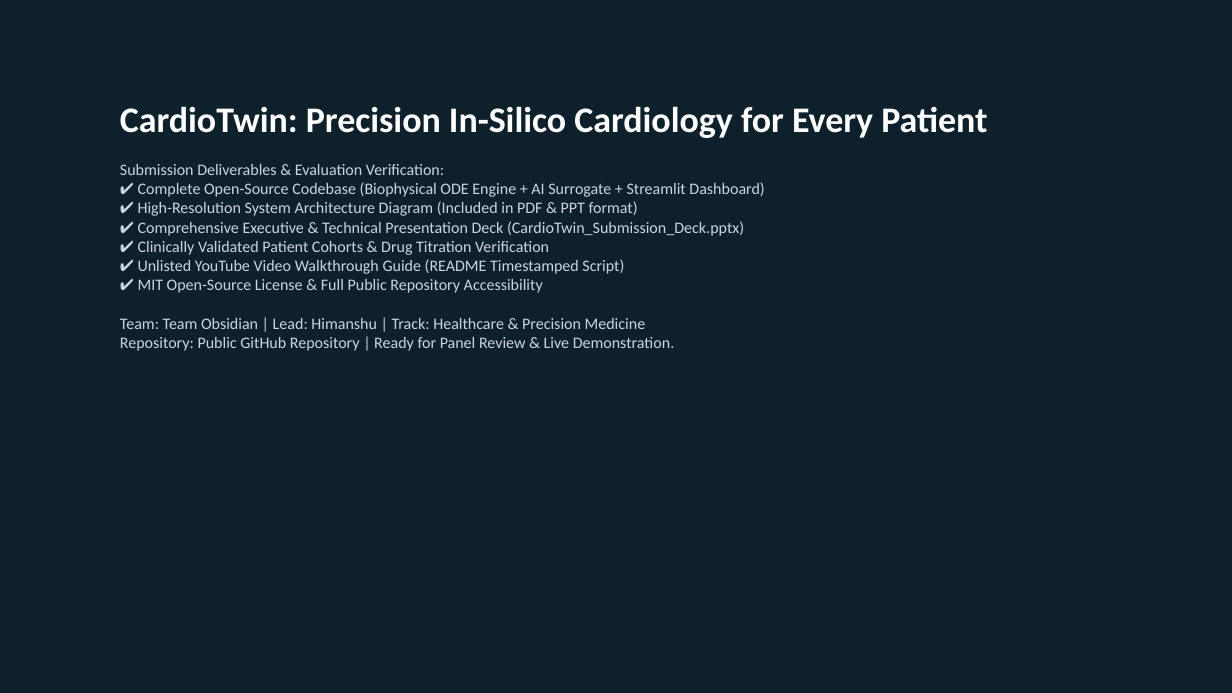
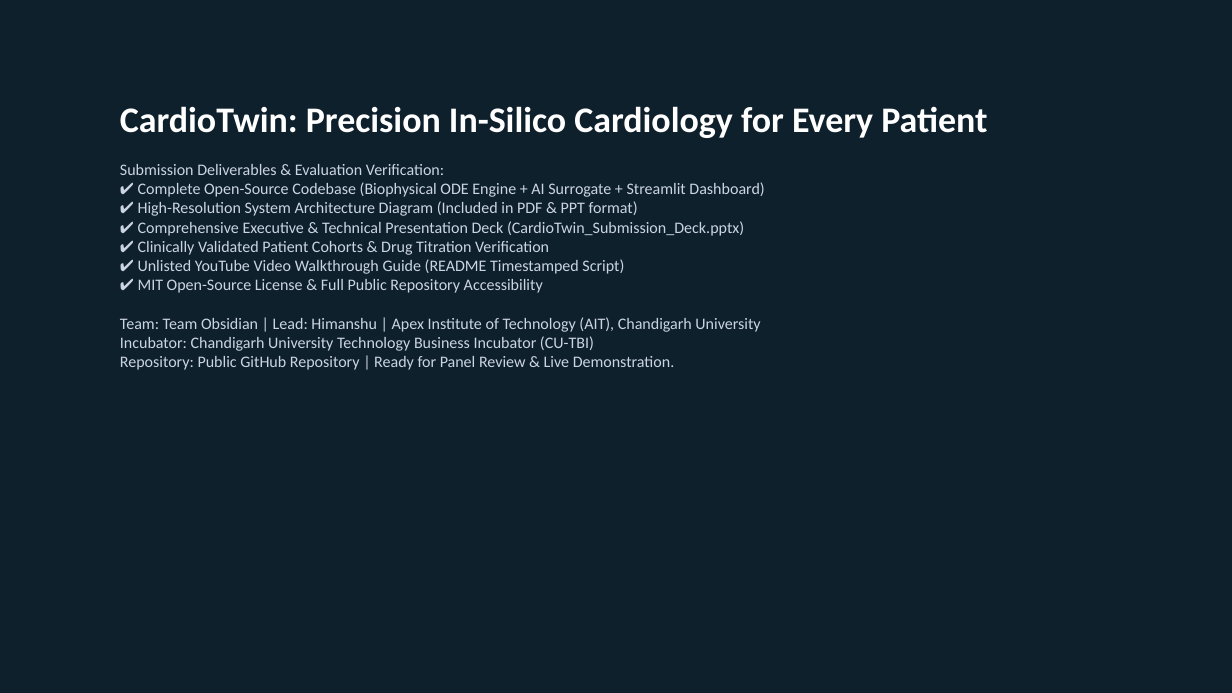
Before and after one commit to himanshumittal1439/cardiotwin-ai, a slide deck: slide 14 of assets/CardioTwin_Submission_Deck.pptx. Drawn at 1232x693 pixels with LibreOffice and Linux fonts; fonts in the diff are those of the drawing. Boxes give left, top, right and bottom in pixels: in the first picture for what was removed or moved away, otherwise in the second. Text is boxed around its words. In the diff, an @@ line names an element or a change of style, - is before the commit and + after.

Commit message:
Update institution details: Apex Institute of Technology (AIT), Chandigarh University

```diff
--- a/assets/CardioTwin_Submission_Deck.pptx
+++ b/assets/CardioTwin_Submission_Deck.pptx
@@ text at [120, 164, 764, 370]: text changed @@
-Submission Deliverables & Evaluation Verification:
-✔ Complete Open-Source Codebase (Biophysical ODE Engine + AI Surrogate + Streamlit Dashboard)
-✔ High-Resolution System Architecture Diagram (Included in PDF & PPT format)
-✔ Comprehensive Executive & Technical Presentation Deck (CardioTwin_Submission_Deck.pptx)
-✔ Clinically Validated Patient Cohorts & Drug Titration Verification
-✔ Unlisted YouTube Video Walkthrough Guide (README Timestamped Script)
-✔ MIT Open-Source License & Full Public Repository Accessibility
-Team: Team Obsidian | Lead: Himanshu | Track: Healthcare & Precision Medicine
-Repository: Public GitHub Repository | Ready for Panel Review & Live Demonstration.
+Submission Deliverables & Evaluation Verification:
+✔ Complete Open-Source Codebase (Biophysical ODE Engine + AI Surrogate + Streamlit Dashboard)
+✔ High-Resolution System Architecture Diagram (Included in PDF & PPT format)
+✔ Comprehensive Executive & Technical Presentation Deck (CardioTwin_Submission_Deck.pptx)
+✔ Clinically Validated Patient Cohorts & Drug Titration Verification
+✔ Unlisted YouTube Video Walkthrough Guide (README Timestamped Script)
+✔ MIT Open-Source License & Full Public Repository Accessibility
+Team: Team Obsidian | Lead: Himanshu | Apex Institute of Technology (AIT), Chandigarh University
+Incubator: Chandigarh University Technology Business Incubator (CU-TBI)
+Repository: Public GitHub Repository | Ready for Panel Review & Live Demonstration.
```
Also in this commit, not shown: 1 other slide changed, 2 other files.
